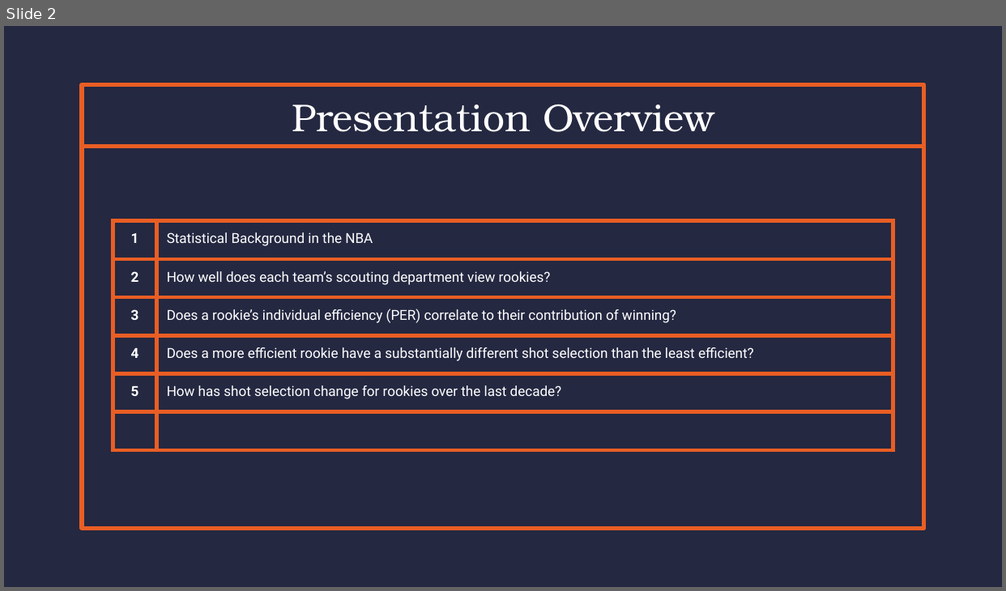
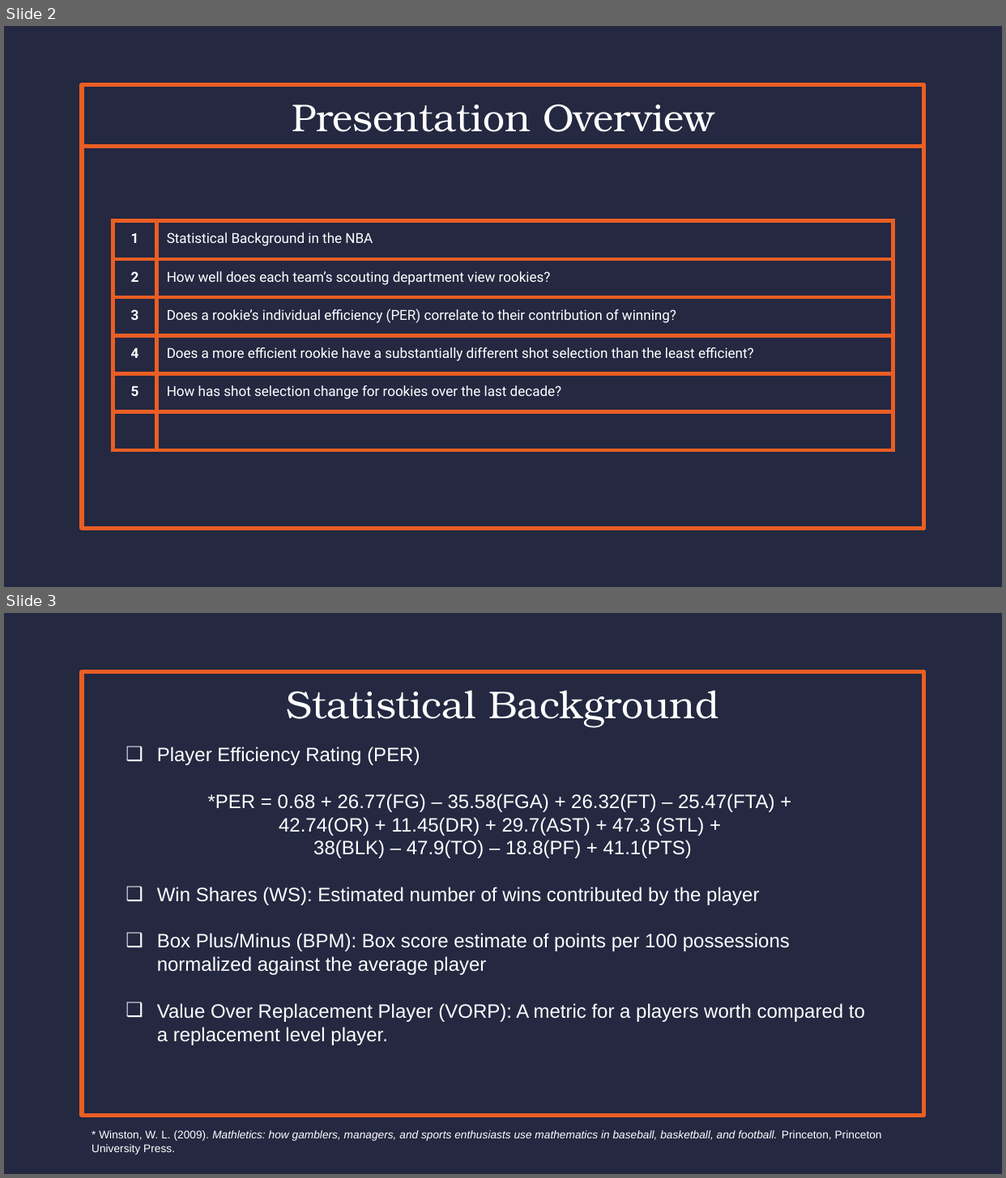
Before and after one commit to Zavello/capstone_DA12_NBA, a slide deck: CapStone Presentation.pptx. Shown one above the other, each under a label of ours: slide 2 before the commit, slides 2 and 3 after it. The pictures are 1006x591 and 1006x1178 pixels, drawn with LibreOffice and Linux fonts; fonts in the diff are those of the drawing. Boxes give left, top, right and bottom in pixels: in the first picture for what was removed or moved away, otherwise in the second. Text is boxed around its words. In the diff, an @@ line names an element or a change of style, - is before the commit and + after.

```diff
--- a/CapStone Presentation.pptx
+++ b/CapStone Presentation.pptx
@@ slide 3 added at <box>4,613,1002,1174</box>, background #242841; not listed: 1 template element that a slide beside it also shows @@
@@ text added at <box>287,690,719,727</box>, 28 pt, text #FFFFFF @@
+Statistical Background
@@ text added at <box>157,747,865,1046</box>, 14 pt, text #FFFFFF @@
+❑ Player Efficiency Rating (PER)
+*PER = 0.68 + 26.77(FG) – 35.58(FGA) + 26.32(FT) – 25.47(FTA) +
+42.74(OR) + 11.45(DR) + 29.7(AST) + 47.3 (STL) +
+38(BLK) – 47.9(TO) – 18.8(PF) + 41.1(PTS)
+❑ Win Shares (WS): Estimated number of wins contributed by the player
+❑ Box Plus/Minus (BPM): Box score estimate of points per 100 possessions normalized against the average player
+❑ Value Over Replacement Player (VORP): A metric for a players worth compared to a replacement level player.
@@ text added at <box>91,1131,882,1155</box>, 8 pt, text #FFFFFF, italic @@
+* Winston, W. L. (2009). Mathletics: how gamblers, managers, and sports enthusiasts use mathematics in baseball, basketball, and football. Princeton, Princeton University Press.
```
Also in this commit, not shown: 7 other slides added, 2 slides removed, 5 other files.
